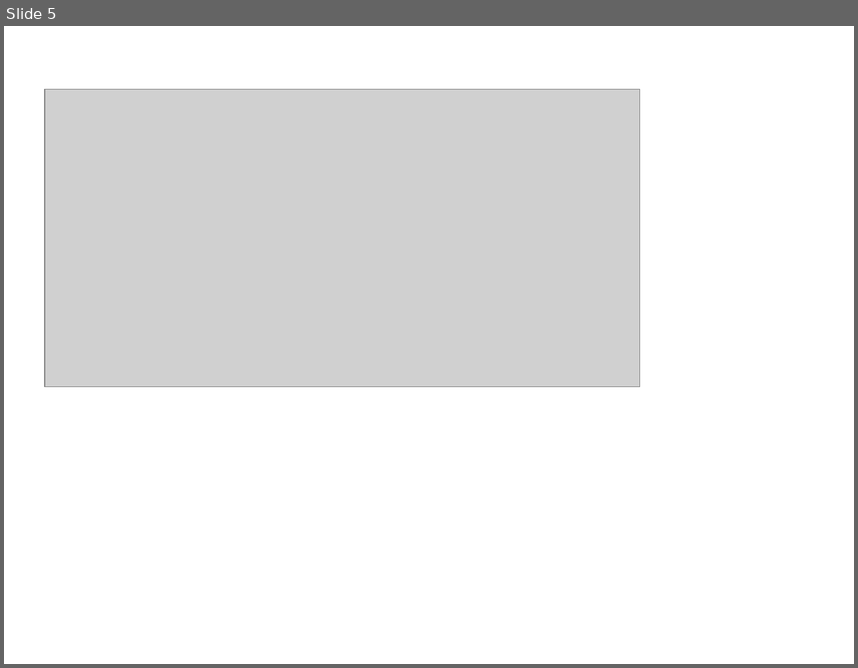
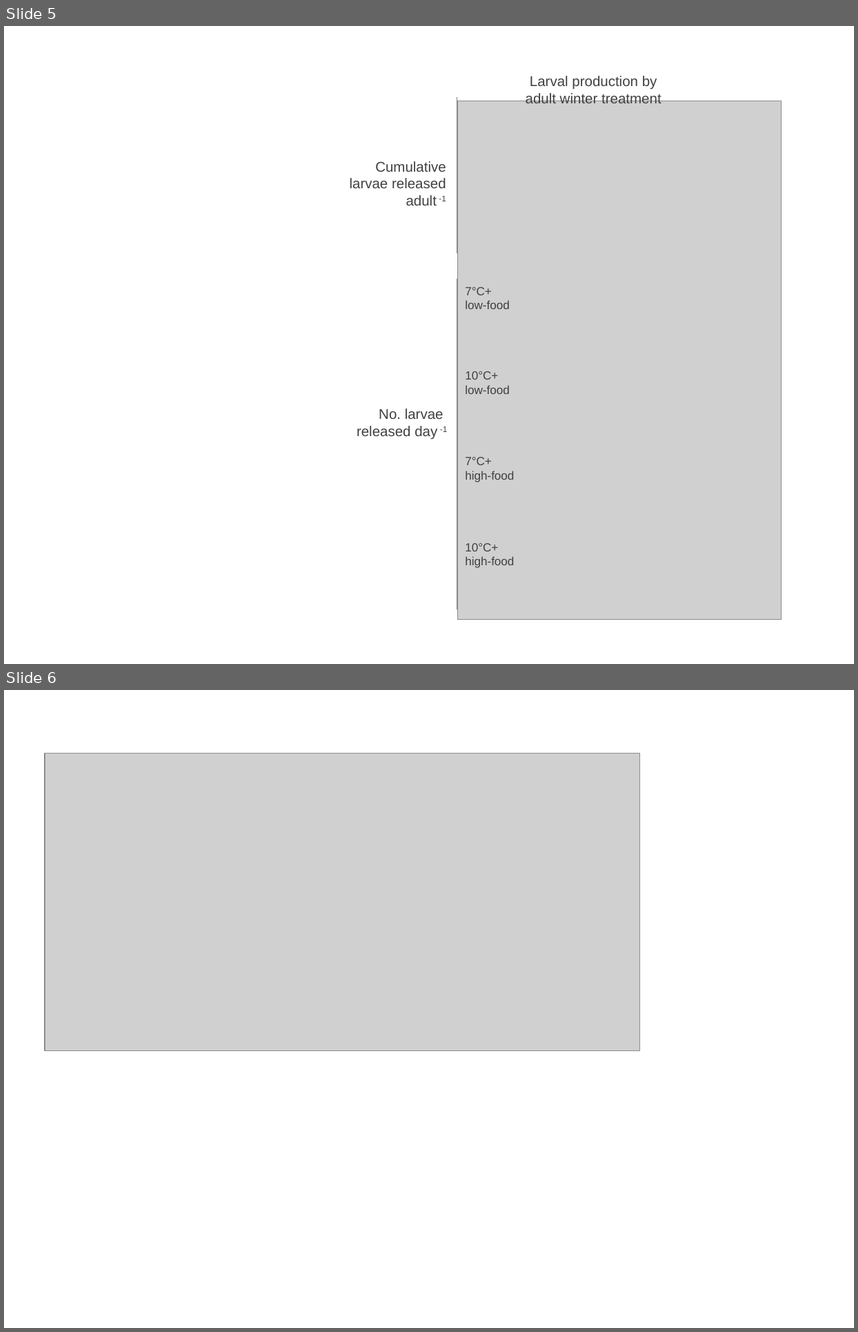
Before and after one commit to laurahspencer/O.lurida_Temperature, a slide deck: admin/plot-editing.pptx. Shown one above the other, each under a label of ours: slide 5 before the commit, slides 5 and 6 after it. The pictures are 858x668 and 858x1332 pixels, drawn with LibreOffice and Linux fonts; fonts in the diff are those of the drawing; grey boxes stand for pictures. Boxes give left, top, right and bottom in pixels: in the first picture for what was removed or moved away, otherwise in the second. Text is boxed around its words. In the diff, an @@ line names an element or a change of style, - is before the commit and + after.

```diff
--- a/admin/plot-editing.pptx
+++ b/admin/plot-editing.pptx
@@ slide 5 added at (x1=4, y1=26, x2=854, y2=664), background #FFFFFF @@
@@ group added at (x1=350, y1=76, x2=782, y2=619): 7 texts, 2 lines, 1 picture @@
+No. larvae
+released day -1
+7°C+
+low-food
+10°C+
+low-food
+7°C+
+high-food
+10°C+
+high-food
+Cumulative larvae released
+adult -1
+Larval production by adult winter treatment
@@ what was slide 5 is now slide 6 @@
```
Also in this commit, not shown: 1 slide changed, 4 other slides added, 2 slides removed, 56 other files.
